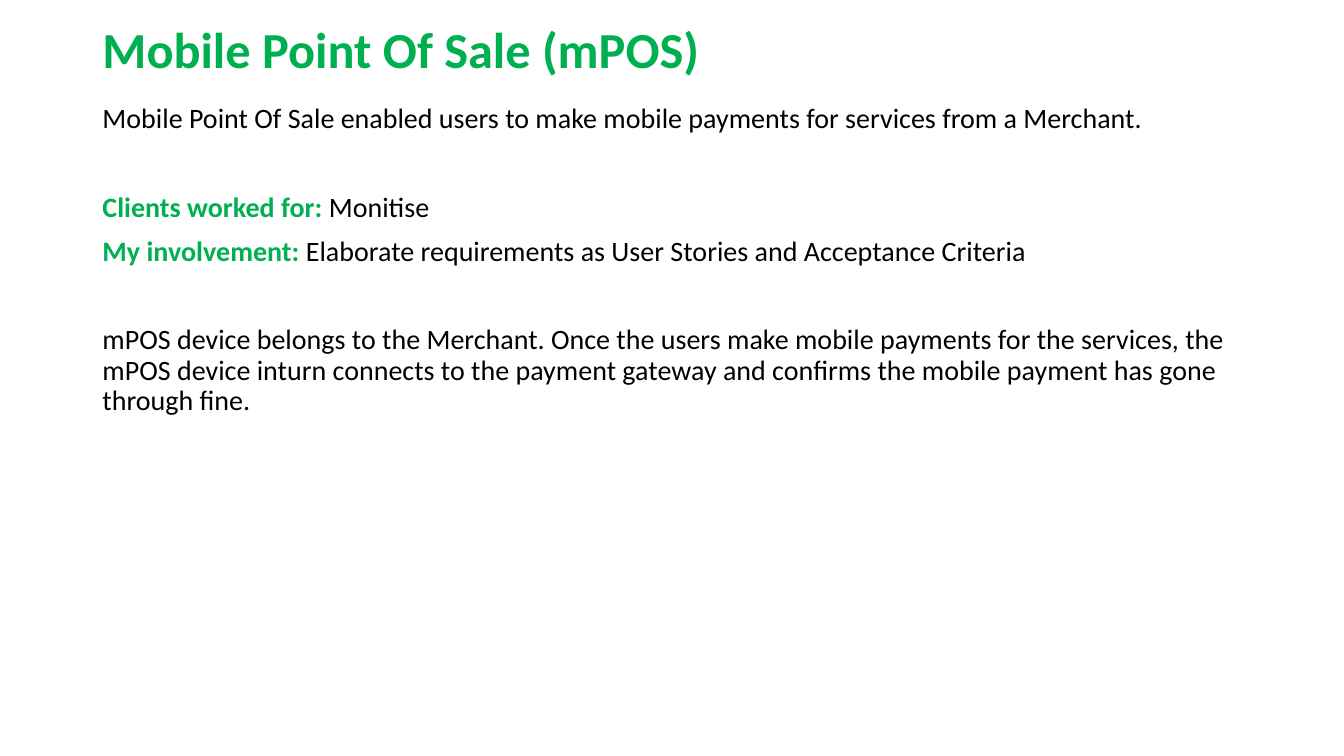
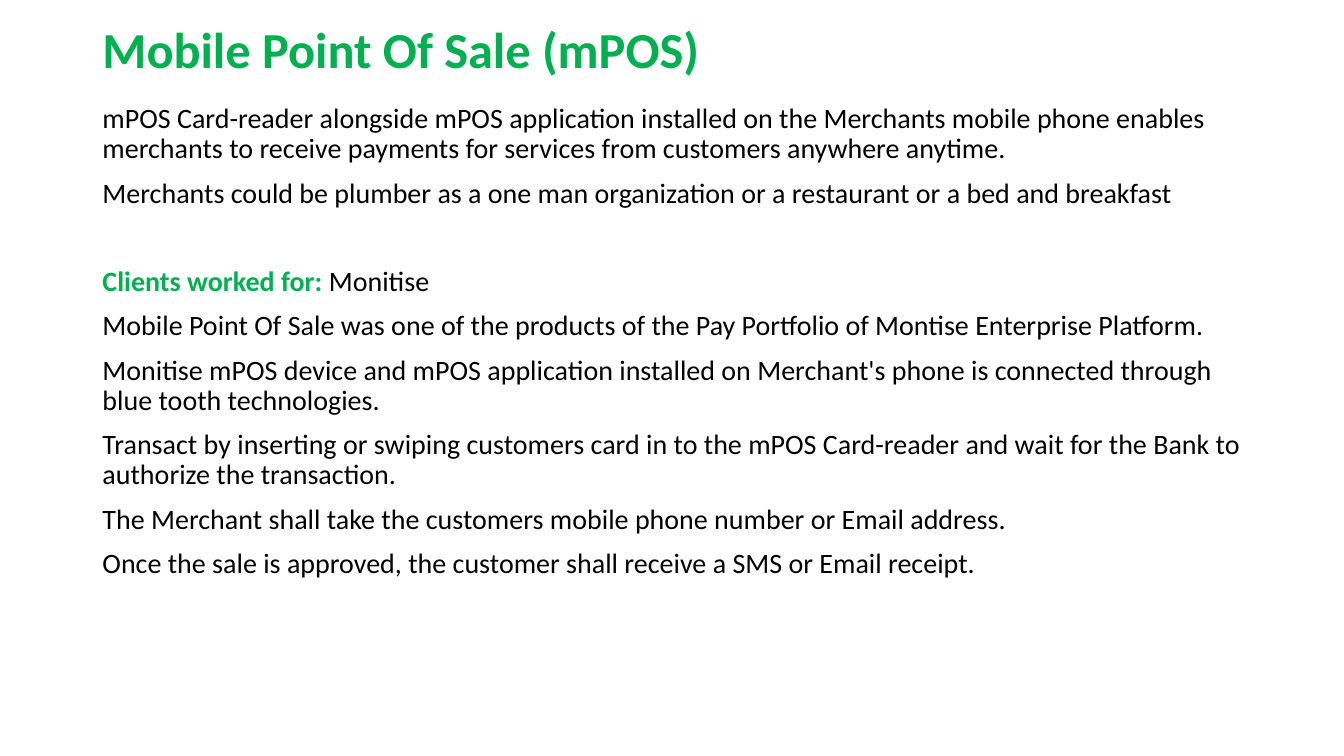
Before and after one commit to RaghavanKasthuri/Business-Knowledge, a slide deck: slide 1 of mPOS Mobile Point Of Sale.pptx. Drawn at 1344x756 pixels with LibreOffice and Linux fonts; fonts in the diff are those of the drawing. Boxes give left, top, right and bottom in pixels: in the first picture for what was removed or moved away, otherwise in the second. Text is boxed around its words. In the diff, an @@ line names an element or a change of style, - is before the commit and + after.

Commit message:
Business Knowledge from real-life projects

```diff
--- a/mPOS Mobile Point Of Sale.pptx
+++ b/mPOS Mobile Point Of Sale.pptx
@@ text at bbox=[102, 108, 1204, 208]: text changed @@
-Mobile Point Of Sale enabled users to make mobile payments for services from a Merchant.
+mPOS Card-reader alongside mPOS application installed on the Merchants mobile phone enables merchants to receive payments for services from customers anywhere anytime.
+Merchants could be plumber as a one man organization or a restaurant or a bed and breakfast
@@ text at bbox=[102, 315, 1240, 578]: text changed @@
-My involvement: Elaborate requirements as User Stories and Acceptance Criteria
-mPOS device belongs to the Merchant. Once the users make mobile payments for the services, the mPOS device inturn connects to the payment gateway and confirms the mobile payment has gone through fine.
+Mobile Point Of Sale was one of the products of the Pay Portfolio of Montise Enterprise Platform.
+Monitise mPOS device and mPOS application installed on Merchant's phone is connected through blue tooth technologies.
+Transact by inserting or swiping customers card in to the mPOS Card-reader and wait for the Bank to authorize the transaction.
+The Merchant shall take the customers mobile phone number or Email address.
+Once the sale is approved, the customer shall receive a SMS or Email receipt.
```
